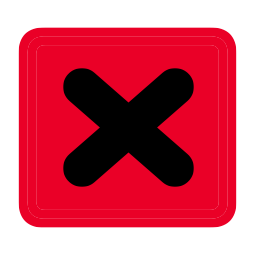
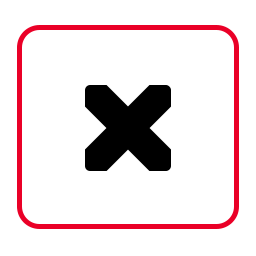
The second 256 x 256 image is a revision of the first. Changes to its layers:
moved "Vector Smart Object" (1st of 2) above "/ copy", painted on it over (18, 27, 237, 228)
hid "Vector Smart Object" (2nd of 2) over (63, 68, 194, 187)
removed layer "Layer 1" over (17, 25, 239, 229)
added layer "Rectangle 1" over (17, 25, 239, 229)
